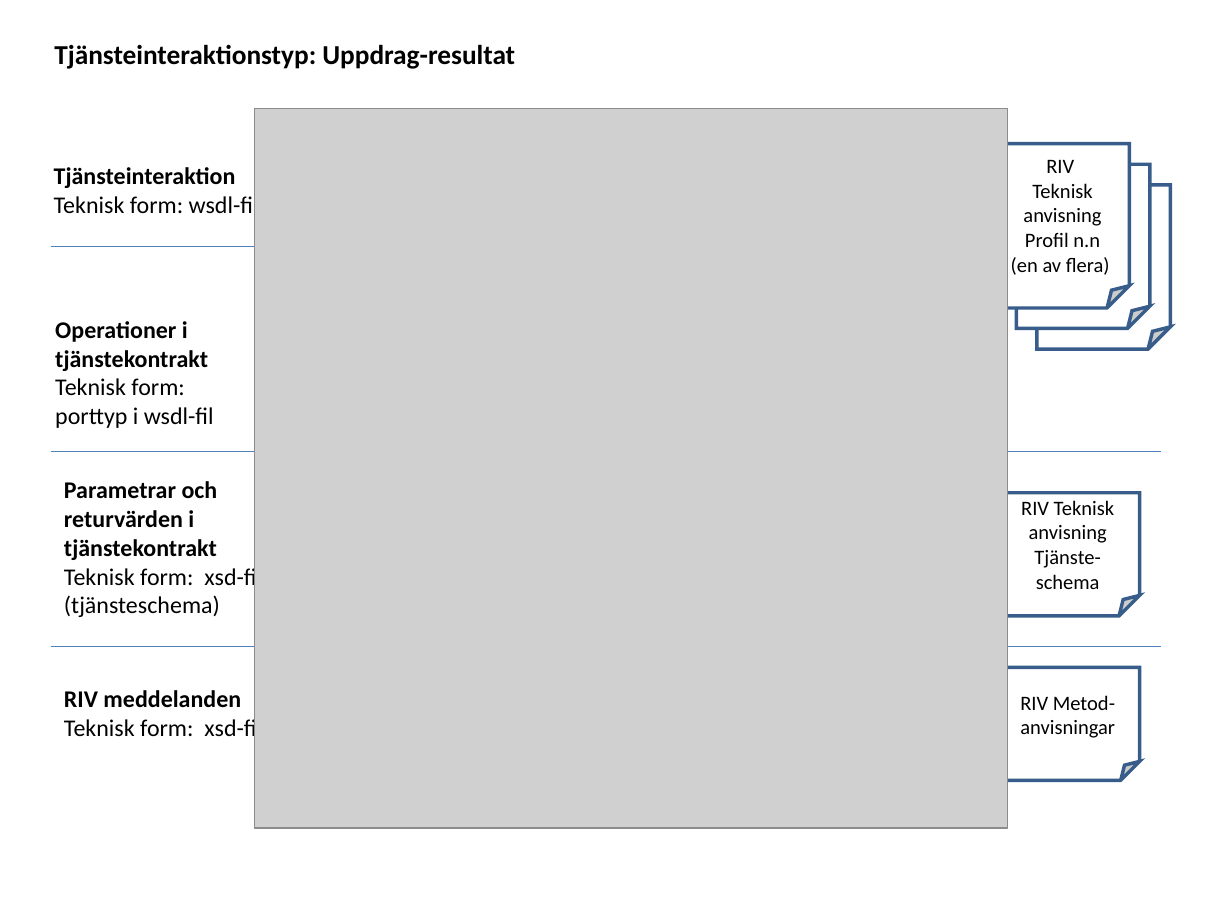
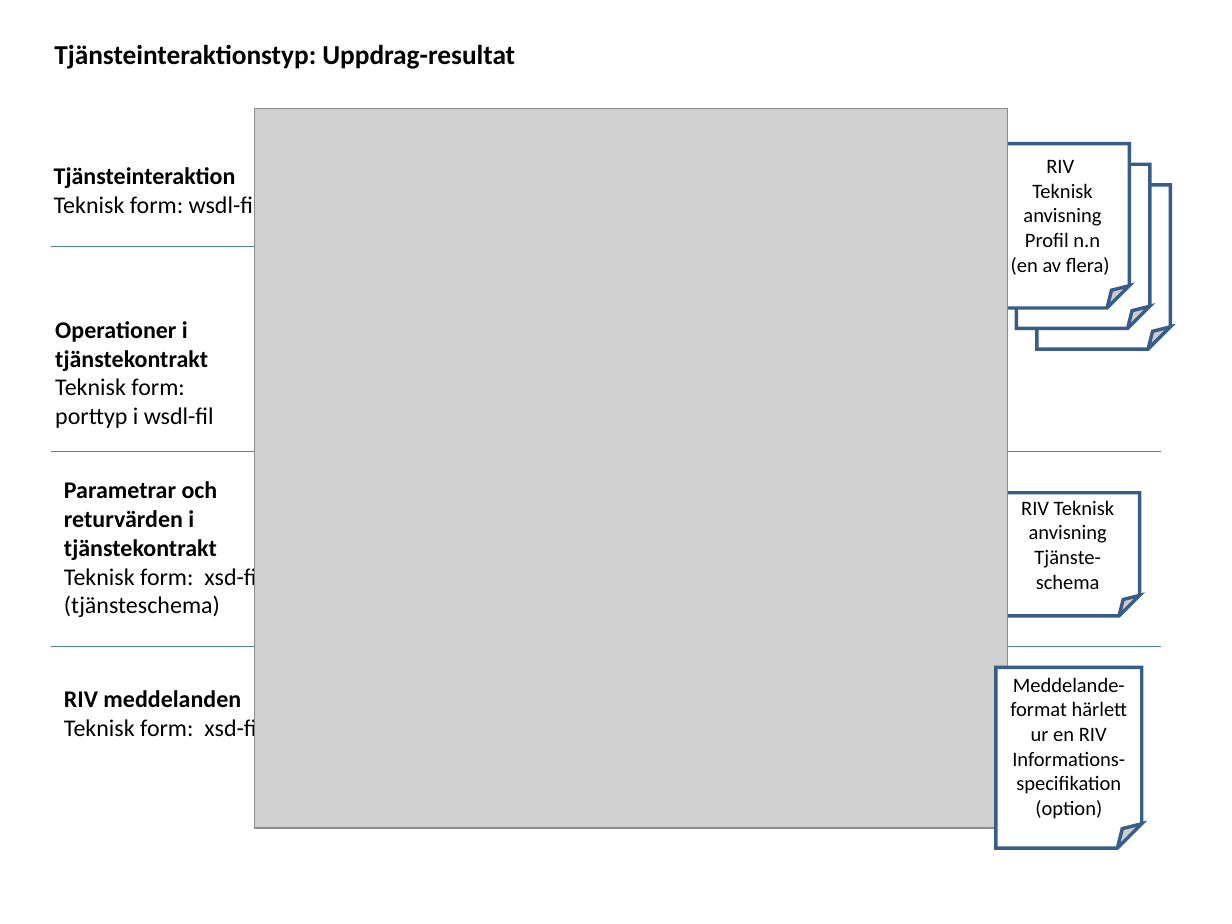
Before and after one commit to admstar/rivta, a slide deck: slide 7 of doc/arbetsdokument/RIV-förvaltning, Illustrationer.ppt. Drawn at 1232x924 pixels with LibreOffice and Linux fonts; fonts in the diff are those of the drawing; grey boxes stand for pictures. Boxes give left, top, right and bottom in pixels: in the first picture for what was removed or moved away, otherwise in the second. Text is boxed around its words. In the diff, an @@ line names an element or a change of style, - is before the commit and + after.

```diff
--- a/doc/arbetsdokument/RIV-förvaltning, Illustrationer.ppt
+++ b/doc/arbetsdokument/RIV-förvaltning, Illustrationer.ppt
@@ folded corner removed at <box>995,668,1140,781</box> @@
-RIV Metod-anvisningar
@@ folded corner added at <box>995,668,1141,849</box>, fill #FFFFFF, outline #385D8A 2.01 pt, 12 pt, text #000000 @@
+Meddelande-format härlett ur en RIV Informations-specifikation (option)
```
Also in this commit, not shown: 6 other slides changed, 2 slides added, 1 other file.
